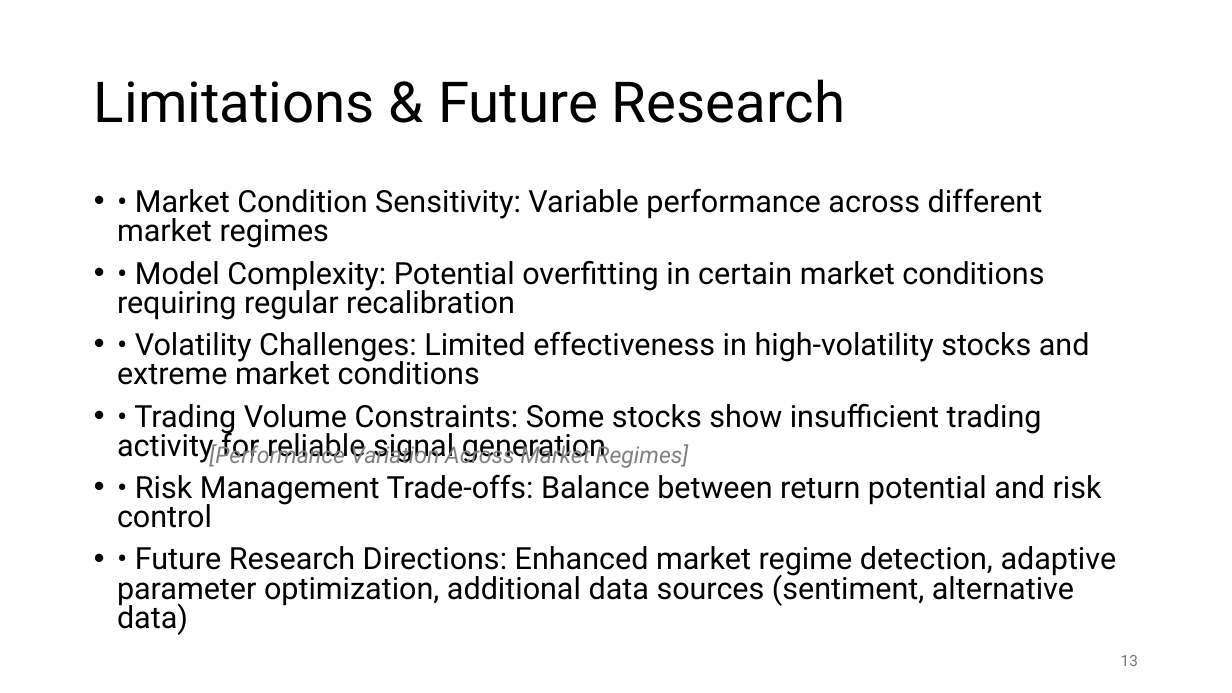
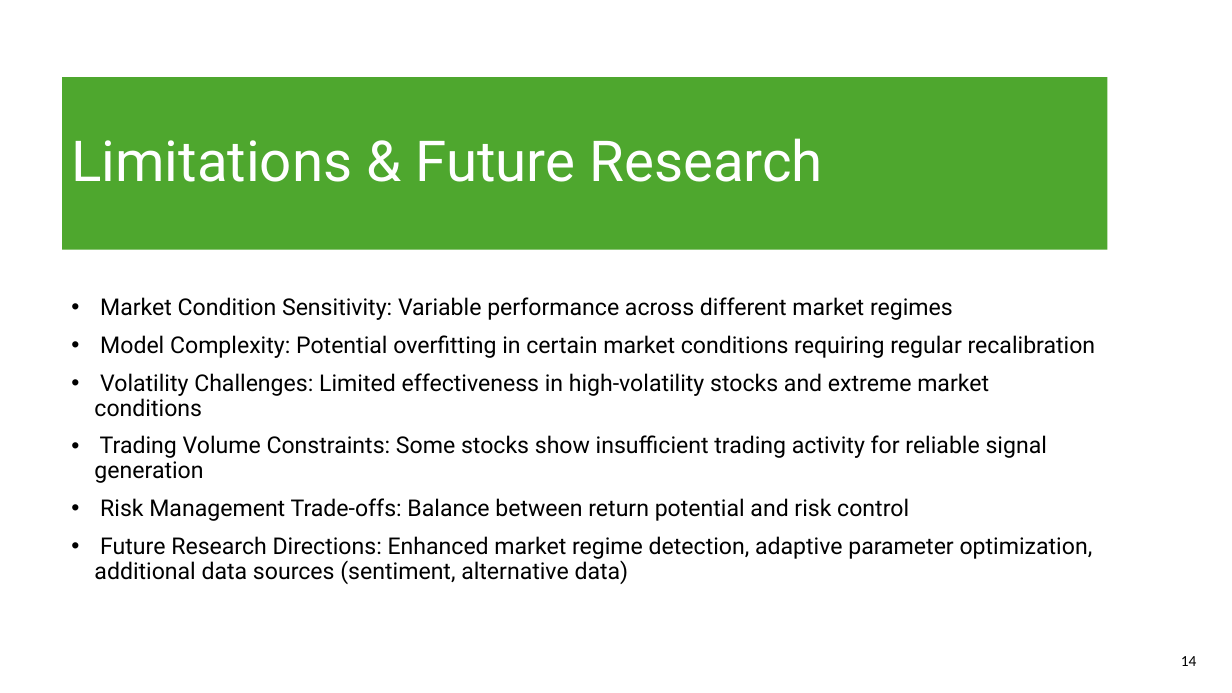
Before and after one commit to BiniamD/Class, a slide deck: slide 14 of SPRING -2025/ADTA 5900 - Advanced Data Analytics Capstone/Deep_Learning_Trading_Signal_Generation.pptx (slide 13 before the commit). Drawn at 1232x693 pixels with LibreOffice and Linux fonts; fonts in the diff are those of the drawing. Boxes give left, top, right and bottom in pixels: in the first picture for what was removed or moved away, otherwise in the second. Text is boxed around its words. In the diff, an @@ line names an element or a change of style, - is before the commit and + after.

```diff
--- a/SPRING -2025/ADTA 5900 - Advanced Data Analytics Capstone/Deep_Learning_Trading_Signal_Generation.pptx
+++ b/SPRING -2025/ADTA 5900 - Advanced Data Analytics Capstone/Deep_Learning_Trading_Signal_Generation.pptx
@@ rectangle added at <box>0,0,1154,693</box>, fill #FFFFFF @@
@@ title "Limitations & Future Research": place and size @@
-title "Limitations & Future Research" at <box>94,79,846,123</box>
+title "Limitations & Future Research" at <box>62,77,1107,250</box>
@@ title "Limitations & Future Research" at <box>62,77,1107,250</box>: text colour #000000 to #FFFFFF; fill none to #4EA72E @@
@@ text "Market Condition Sensitivity: Variable performance ..." at <box>94,297,1096,584</box>: vertical alignment top to middle @@
@@ text at <box>94,297,1096,584</box>: text changed; size 23.8 to 18 pt @@
-• • Market Condition Sensitivity: Variable performance across different market regimes
-• • Model Complexity: Potential overfitting in certain market conditions requiring regular recalibration
-• • Volatility Challenges: Limited effectiveness in high-volatility stocks and extreme market conditions
-• • Trading Volume Constraints: Some stocks show insufficient trading activity for reliable signal generation
-• • Risk Management Trade-offs: Balance between return potential and risk control
-• • Future Research Directions: Enhanced market regime detection, adaptive parameter optimization, additional data sources (sentiment, alternative data)
+• Market Condition Sensitivity: Variable performance across different market regimes
+• Model Complexity: Potential overfitting in certain market conditions requiring regular recalibration
+• Volatility Challenges: Limited effectiveness in high-volatility stocks and extreme market conditions
+• Trading Volume Constraints: Some stocks show insufficient trading activity for reliable signal generation
+• Risk Management Trade-offs: Balance between return potential and risk control
+• Future Research Directions: Enhanced market regime detection, adaptive parameter optimization, additional data sources (sentiment, alternative data)
@@ text removed at <box>209,443,689,468</box> @@
-[Performance Variation Across Market Regimes]
@@ page number at <box>1181,656,1197,666</box>: text changed; font Roboto to Calibri; text colour #797979 to #000000 @@
-13
+14
```
Also in this commit, not shown: 16 other slides changed, 1 slide added, 1 other file.
